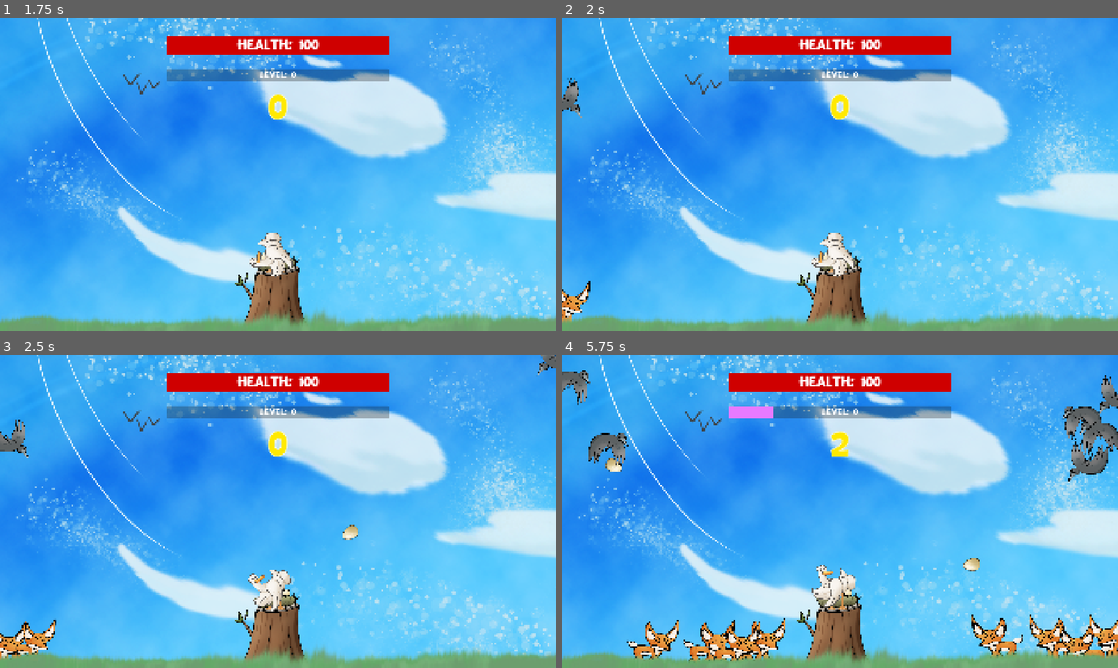
Above: before the commit, frames 1-4 (two rows, left to right).
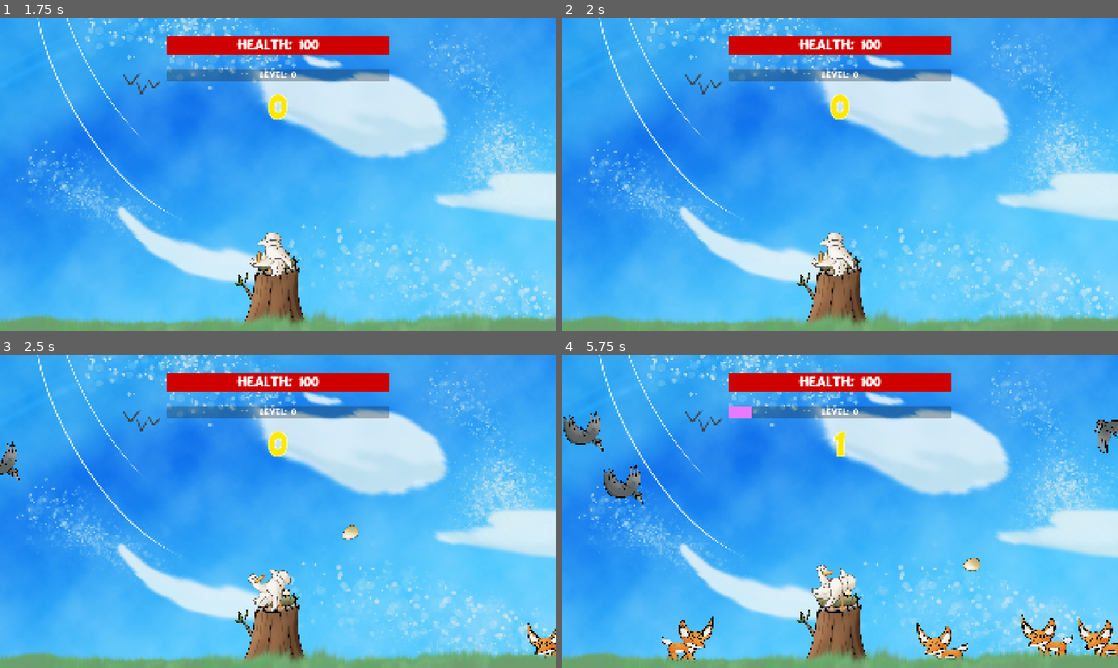
Above: after the commit, the same moments.

Repository: ms5051-hash/HacksComs26
Game: Godot game, scene res://Scenes/mainScene.tscn
Two runs of this game, one before a commit and one after it. Both use one fixed random seed, a clock stepped at 60 frames per second and the inputs below. The engine's default icon, where the game draws it, is replaced by a stand-in: a white triangle on a blue panel in a dark square.
Inputs (mouse positions are in pixels of both pictures, inside the frame that each line leads up to):
- Up to frame 1 (1.75 s): click "Play" at 0.5 s; click "Play" at 1.25 s
- Up to frame 2 (2 s): no input
- Up to frame 3 (2.5 s): move the mouse to (400, 495) at 2.02 s; press the mouse at (400, 495) at 2.03 s
- Up to frame 4 (5.75 s): move the mouse to (728, 527) at 2.77 s; release the mouse at (728, 527) at 2.78 s; click (728, 527) at 2.85 s; move the mouse to (895, 442) at 3.52 s; press the mouse at (895, 442) at 3.53 s; move the mouse to (812, 574) at 4.27 s; release the mouse at (812, 574) at 4.28 s; click (812, 574) at 4.35 s; move the mouse to (1006, 558) at 5.02 s; press the mouse at (1006, 558) at 5.03 s

Frame 1 is identical in both runs. In frame 2, 0.6% of the frame differs, in the area x 0-6%, y 19-98%; in frame 3, 1.7%; in frame 4, 8.4%, in the area x 0-100%, y 4-99%.

Commit message:
made the upgrades work kind of

Diff:
--- a/duck-game-2026/Scenes/game.tscn
+++ b/duck-game-2026/Scenes/game.tscn
@@ -298,13 +298,15 @@
 [node name="Rope" type="Sprite2D" parent="UI/CanvasLayer/RandomOne" unique_id=1767107698]
 z_index = -1
 z_as_relative = false
-position = Vector2(72, -16)
+position = Vector2(74, -58.999992)
+scale = Vector2(1, 1.54)
 texture = ExtResource("19_iivbl")
 
 [node name="Rope2" type="Sprite2D" parent="UI/CanvasLayer/RandomOne" unique_id=94971635]
 z_index = -1
 z_as_relative = false
-position = Vector2(368, -16)
+position = Vector2(370, -58.999992)
+scale = Vector2(1, 1.54)
 texture = ExtResource("19_iivbl")
 
 [node name="RandomTwo" type="Button" parent="UI/CanvasLayer" unique_id=411908173]
@@ -338,13 +340,15 @@
 [node name="Rope" type="Sprite2D" parent="UI/CanvasLayer/RandomTwo" unique_id=1551706481]
 z_index = -1
 z_as_relative = false
-position = Vector2(72, -16)
+position = Vector2(74, -58.999992)
+scale = Vector2(1, 1.54)
 texture = ExtResource("19_iivbl")
 
 [node name="Rope2" type="Sprite2D" parent="UI/CanvasLayer/RandomTwo" unique_id=1660617501]
 z_index = -1
 z_as_relative = false
-position = Vector2(368, -16)
+position = Vector2(370, -58.999992)
+scale = Vector2(1, 1.54)
 texture = ExtResource("19_iivbl")
 
 [node name="RandomThree" type="Button" parent="UI/CanvasLayer" unique_id=425965367]
@@ -377,13 +381,15 @@
 [node name="Rope" type="Sprite2D" parent="UI/CanvasLayer/RandomThree" unique_id=1580859602]
 z_index = -2
 z_as_relative = false
-position = Vector2(72, -16)
+position = Vector2(74, -58.999992)
+scale = Vector2(1, 1.54)
 texture = ExtResource("19_iivbl")
 
 [node name="Rope2" type="Sprite2D" parent="UI/CanvasLayer/RandomThree" unique_id=1368064629]
 z_index = -2
 z_as_relative = false
-position = Vector2(368, -16)
+position = Vector2(370, -58.999992)
+scale = Vector2(1, 1.54)
 texture = ExtResource("19_iivbl")
 
 [connection signal="area_entered" from="Enemy" to="BulletArea2D" method="_on_enemy_area_entered"]
@@ -391,7 +397,10 @@
 [connection signal="pressed" from="UI/CanvasLayer/GameOverPanel/MenuButton" to="UI/CanvasLayer/GameOverPanel" method="_on_menu_button_pressed"]
 [connection signal="mouse_entered" from="UI/CanvasLayer/RandomOne" to="UI/CanvasLayer/RandomOne" method="_on_mouse_entered"]
 [connection signal="mouse_exited" from="UI/CanvasLayer/RandomOne" to="UI/CanvasLayer/RandomOne" method="_on_mouse_exited"]
+[connection signal="pressed" from="UI/CanvasLayer/RandomOne" to="UI/CanvasLayer" method="_on_random_one_pressed"]
 [connection signal="mouse_entered" from="UI/CanvasLayer/RandomTwo" to="UI/CanvasLayer/RandomTwo" method="_on_mouse_entered"]
 [connection signal="mouse_exited" from="UI/CanvasLayer/RandomTwo" to="UI/CanvasLayer/RandomTwo" method="_on_mouse_exited"]
+[connection signal="pressed" from="UI/CanvasLayer/RandomTwo" to="UI/CanvasLayer" method="_on_random_two_pressed"]
 [connection signal="mouse_entered" from="UI/CanvasLayer/RandomThree" to="UI/CanvasLayer/RandomThree" method="_on_mouse_entered"]
 [connection signal="mouse_exited" from="UI/CanvasLayer/RandomThree" to="UI/CanvasLayer/RandomThree" method="_on_mouse_exited"]
+[connection signal="pressed" from="UI/CanvasLayer/RandomThree" to="UI/CanvasLayer" method="_on_random_three_pressed"]
--- a/duck-game-2026/Scripts/Global.gd
+++ b/duck-game-2026/Scripts/Global.gd
@@ -74,9 +74,26 @@
 const start_enemy_base_hp: float = 100.0
 const start_sticks_per_kill: int = 2
 const start_score_per_kill: int = 10
+const start_egg_fire_rate: int = 1
 
 # FIELDS HERE
+
+# Upgrade stuff here
+const fire_rate_multiplier: float = 2
+const egg_damage_multiplier: float = 1.1
+const nest_max_hp_multiplier: float = 1.1
+const regen_multiplier: float = 1.1
+
+var egg_damage: float = start_egg_damage
+# egg shots per second
+var egg_fire_rate: float = start_egg_fire_rate
+
+var enemy_base_hp: float = start_enemy_base_hp
+var sticks_per_kill: int = start_sticks_per_kill
+var score_per_kill: int = start_score_per_kill
+
 var game_ended: bool = false
+
 #Nest
 var nest_max_hp: float = start_nest_max_hp
 var nest_hp: float = start_nest_max_hp
@@ -107,12 +124,12 @@
 		# then simply increment level and
 		# set new max
 		# set new current level
-		if value >= level_xp_max:
-			level_xp = level_xp - level_xp_max
+		while value >= level_xp_max:
+			value -= level_xp_max
 			level_xp_max = level_xp_max * level_max_multiplier
 			level += 1
-		else:
-			level_xp = value
+		level_xp = value
+
 		level_xp_changed.emit(level_xp)
 
 # current level
@@ -127,11 +144,7 @@
 		level_xp_max = value
 		level_xp_max_changed.emit(level_xp_max)
 
-# Egg Damage
-var egg_damage: float = start_egg_damage
-var enemy_base_hp: float = start_enemy_base_hp
-var sticks_per_kill: int = start_sticks_per_kill
-var score_per_kill: int = start_score_per_kill
+
 
 # When enemy dies
 func enemy_killed() -> void:
@@ -163,6 +176,7 @@
 	nest_hp = start_nest_max_hp
 	level_xp_max = start_level_xp_max
 	egg_damage = start_egg_damage
+	egg_fire_rate = start_egg_fire_rate
 	enemy_base_hp = start_enemy_base_hp
 	sticks_per_kill = start_sticks_per_kill
 	score_per_kill = start_score_per_kill
--- a/duck-game-2026/Scripts/Player.gd
+++ b/duck-game-2026/Scripts/Player.gd
@@ -2,6 +2,8 @@
 
 @export var Bullet: PackedScene
 var offsetValue;
+var on_cool_down: bool = false
+var holding_down_left: bool = false
 
 # Called when the node enters the scene tree for the first time.
 func _ready() -> void:
@@ -9,10 +11,18 @@
 
 # Called every frame. 'delta' is the elapsed time since the previous frame.
 func _process(delta: float) -> void:
-	if Input.is_action_just_pressed("shoot"):
+	if on_cool_down: return
+
+	if Input.is_action_pressed("shoot"):
+		print("Holding LEFT")
+		holding_down_left = true
 		shoot()
+	else:
+		holding_down_left = false
 
 func shoot():
+	if on_cool_down: return
+
 	#instantiating player
 	var b = Bullet.instantiate()
 	var offsetX = Transform2D()
@@ -28,6 +38,10 @@
 	bSprite.flip_v = flip_h
 	b.transform = global_transform*offsetX
 
+	on_cool_down = true
+	await get_tree().create_timer(1/Global.egg_fire_rate).timeout
+	on_cool_down = false
+
 func _physics_process(delta: float) -> void:
 	#get the mouse position, subtract that from the objects position
 	#so we get a vector from the player to the mouse
--- a/duck-game-2026/Scripts/UpgradeHandler.gd
+++ b/duck-game-2026/Scripts/UpgradeHandler.gd
@@ -1,19 +1,63 @@
 extends Node
+
+enum Upgrades{
+	MaxHealth,
+	FireRate,
+	Damage,
+	#Regen
+}
+
+var upgrade_snippets = {
+	Upgrades.MaxHealth: "Increase Max Health",
+	Upgrades.FireRate: "Increase Fire Rate",
+	Upgrades.Damage: "Increase Egg Damage"
+}
+
 @export var array_of_upgrade_buttons: Array[Button]
-var num_of_level_ups: int = 0
+var num_of_times_upgraded: int = 0
+var is_tweening: bool = false
+var button_upgrade_array: Array[Upgrades]
 
 # Called when the node enters the scene tree for the first time.
 func _ready() -> void:
 	Global.level_changed.connect(_on_level_changed)
+	button_upgrade_array.resize(3)
 	pass # Replace with function body.
 
 func _on_level_changed(new_level) -> void:
 	# for now just try tweening it down here
 	if new_level == 0: return
-	_tween_down()
+	await _tween_down()
+	pass
+
+func _make_buttons_interactable(interactable: bool) -> void:
+	for b in array_of_upgrade_buttons:
+		if interactable:
+			b.mouse_filter = Control.MOUSE_FILTER_STOP
+		else:
+			b.mouse_filter = Control.MOUSE_FILTER_IGNORE
 	pass
 
 func _tween_down() -> void:
+	# Generate random upgrades
+	var number_array: Array[int]
+	number_array.resize(Upgrades.size())
+	for i in range(Upgrades.size()):
+		number_array[i] = i
+
+	number_array.shuffle()
+
+	# get the first three and those are the buttons
+	button_upgrade_array[0] = number_array[0]
+	button_upgrade_array[1] = number_array[1]
+	button_upgrade_array[2] = number_array[2]
+
+	# Loop through the array of buttons and give them their message
+	for i in array_of_upgrade_buttons.size():
+		array_of_upgrade_buttons[i].text = upgrade_snippets[number_array[i]]
+
+	is_tweening = true
+	_make_buttons_interactable(false)
 	# Make 3 tweens, one for each board
 	var tween_one = create_tween()
 	tween_one.set_trans(Tween.TRANS_BACK)
@@ -32,12 +76,82 @@
 	tween_three.set_ease(Tween.EASE_OUT)
 	tween_three.tween_property(array_of_upgrade_buttons[2],
 	"position:y", 580, 1)
-
+	await tween_three.finished
+	is_tweening = false
+	_make_buttons_interactable(true)
 	pass
 
 func _tween_up() -> void:
+	num_of_times_upgraded += 1
+	is_tweening = true
+	_make_buttons_interactable(false)
+	# Make 3 tweens, one for each board
+	var tween_three = create_tween()
+	tween_three.set_trans(Tween.TRANS_BACK)
+	tween_three.set_ease(Tween.EASE_OUT)
+	tween_three.tween_property(array_of_upgrade_buttons[2],
+	"position:y", -216, 1)
+
+	var tween_two = create_tween()
+	tween_two.set_trans(Tween.TRANS_BACK)
+	tween_two.set_ease(Tween.EASE_OUT)
+	tween_two.tween_property(array_of_upgrade_buttons[1],
+	"position:y", -216, 1)
+
+	var tween_one = create_tween()
+	tween_one.set_trans(Tween.TRANS_BACK)
+	tween_one.set_ease(Tween.EASE_OUT)
+	tween_one.tween_property(array_of_upgrade_buttons[0],
+	"position:y", -216, 1)
+
+	await tween_three.finished
+	is_tweening = false
 	pass
 
 # Called every frame. 'delta' is the elapsed time since the previous frame.
 func _process(delta: float) -> void:
 	pass
+
+
+func _on_random_one_pressed() -> void:
+	# Upgrade here
+	match button_upgrade_array[0]:
+		Upgrades.FireRate:
+			Global.egg_fire_rate *= Global.fire_rate_multiplier
+		Upgrades.MaxHealth:
+			Global.nest_max_hp *= Global.nest_max_hp_multiplier
+		Upgrades.Damage:
+			Global.egg_damage *= Global.egg_damage_multiplier
+	await _tween_up()
+	if num_of_times_upgraded < Global.level:
+		_tween_down()
+	pass # Replace with function body.
+
+
+func _on_random_two_pressed() -> void:
+
+	match button_upgrade_array[1]:
+		Upgrades.FireRate:
+			Global.egg_fire_rate *= Global.fire_rate_multiplier
+		Upgrades.MaxHealth:
+			Global.nest_max_hp *= Global.nest_max_hp_multiplier
+		Upgrades.Damage:
+			Global.egg_damage *= Global.egg_damage_multiplier
+	await _tween_up()
+	if num_of_times_upgraded < Global.level:
+		_tween_down()
+	pass # Replace with function body.
+
+
+func _on_random_three_pressed() -> void:
+	match button_upgrade_array[2]:
+		Upgrades.FireRate:
+			Global.egg_fire_rate *= Global.fire_rate_multiplier
+		Upgrades.MaxHealth:
+			Global.nest_max_hp *= Global.nest_max_hp_multiplier
+		Upgrades.Damage:
+			Global.egg_damage *= Global.egg_damage_multiplier
+	await _tween_up()
+	if num_of_times_upgraded < Global.level:
+		_tween_down()
+	pass # Replace with function body.
--- a/duck-game-2026/Scripts/enemy_spawner.gd
+++ b/duck-game-2026/Scripts/enemy_spawner.gd
@@ -11,7 +11,7 @@
 
 # Called when the node enters the scene tree for the first time.
 func _ready() -> void:
-	spawnRate = 0.5/eps
+	spawnRate = 1/eps
 
 
 # Called every frame. 'delta' is the elapsed time since the previous frame.
--- a/duck-game-2026/Scripts/progress_bar.gd
+++ b/duck-game-2026/Scripts/progress_bar.gd
@@ -3,8 +3,8 @@
 @export var game_over_panel: Panel
 
 func _ready() -> void:
-	max_value = Global.nest_max_hp
-	value = 100
+	max_value = Global.start_nest_max_hp
+	value = Global.start_nest_max_hp
 	Global.nest_hp_changed.connect(_on_nest_hp_changed)
 	health_label.text = "Health: " + str(int(max_value))
 
Not shown, added: duck-game-2026/Scenes/game.tscn2959919807.tmp
Not shown, added: duck-game-2026/Scenes/game.tscn2964553051.tmp
